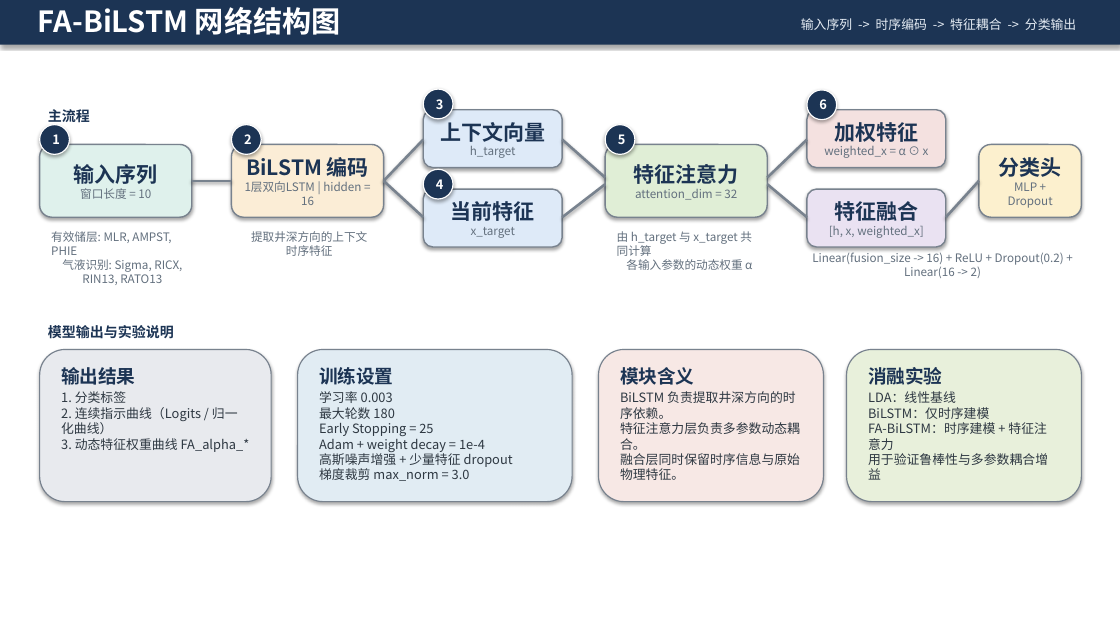
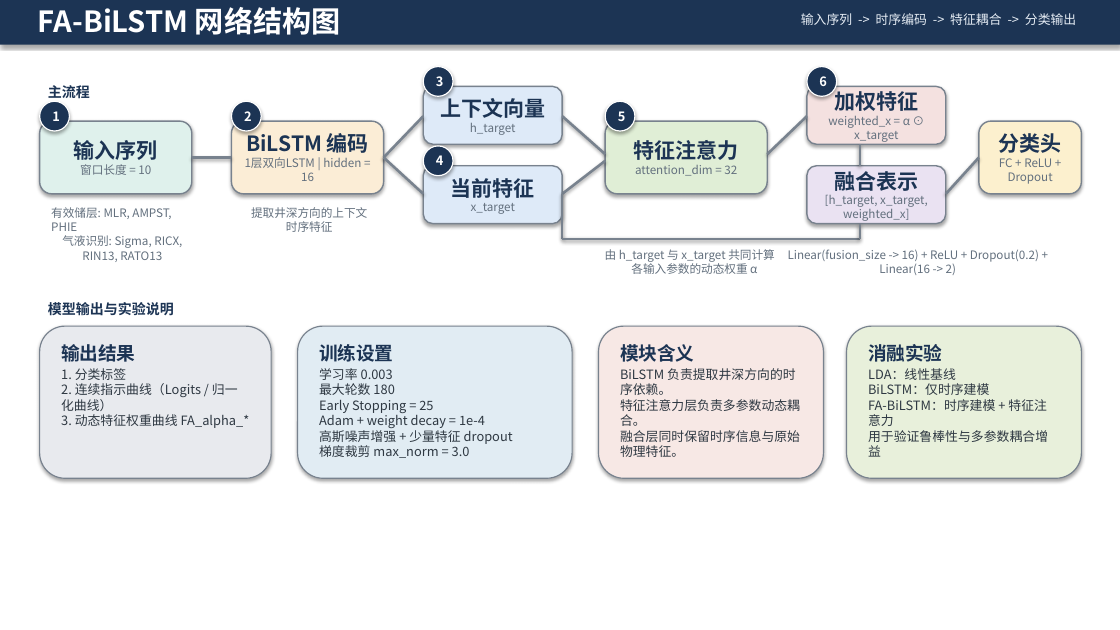
Before and after one commit to zh23jemu/FA-BiLSTM, a slide deck: slide 1 of FA_BiLSTM_网络结构图_优化版.pptx. Drawn at 1120x630 pixels with LibreOffice and Linux fonts; fonts in the diff are those of the drawing. Boxes give left, top, right and bottom in pixels: in the first picture for what was removed or moved away, otherwise in the second. Text is boxed around its words. In the diff, an @@ line names an element or a change of style, - is before the commit and + after.

Commit message:
feat: 添加PPT生成脚本及更新文档
添加三个PPT生成脚本用于创建FA-BiLSTM网络架构图：
- single_page_ppt.py: 生成单页架构图
- build_custom_ppt.py: 创建多页详细说明PPT
- 生成网络结构图PPT.py: 生成论文风格网络结构图

更新论文文档，删除可直接使用的总结表述部分

```diff
--- a/FA_BiLSTM_网络结构图_优化版.pptx
+++ b/FA_BiLSTM_网络结构图_优化版.pptx
@@ text "输入序列 -> 时序编码 -> 特征耦合 ...": place and size @@
-text "输入序列 -> 时序编码 -> 特征耦合 ..." at box(801, 18, 1076, 30)
+text "输入序列 -> 时序编码 -> 特征耦合 ..." at box(801, 13, 1076, 25)
@@ 3 ellipses: place and size @@
-3 ellipses at box(39, 124, 634, 154)
+3 ellipses at box(39, 102, 634, 131)
@@ text in rounded rectangle at box(828, 116, 910, 142): text changed @@
-weighted_x = α ⊙ x
+weighted_x = α ⊙ x_target
@@ line added from (860, 145) to (860, 166), #78828E 2.2 pt @@
@@ text in rounded rectangle at box(825, 171, 928, 221): text changed @@
-特征融合
-[h, x, weighted_x]
+融合表示
+[h_target, x_target, weighted_x]
@@ 12 texts, 12 rounded rectangles, 7 lines, 3 ellipses: place and size @@
-12 texts, 12 rounded rectangles, 7 lines, 3 ellipses at box(39, 89, 1082, 502)
+12 texts, 12 rounded rectangles, 7 lines, 3 ellipses at box(39, 66, 1082, 478)
@@ text in rounded rectangle at box(999, 158, 1053, 184): text changed @@
-MLP + Dropout
+FC + ReLU + Dropout
@@ line moved from (767, 184) - (807, 218) to (562, 194) - (562, 239) @@
@@ line added from (562, 239) to (860, 239), #78828E 2.2 pt @@
@@ line added from (860, 239) to (860, 223), #78828E 2.2 pt @@
@@ text "由 h_target 与 x_target 共同计算 ..." rewrapped from box(617, 231, 752, 270) to box(605, 249, 775, 274) @@
@@ text "Linear(fusion_size -> 16) + ReLU ...": place and size @@
-text "Linear(fusion_size -> 16) + ReLU ..." at box(812, 250, 1064, 278)
+text "Linear(fusion_size -> 16) + ReLU ..." at box(788, 249, 1039, 275)
```
Also in this commit, not shown: 9 other files.
